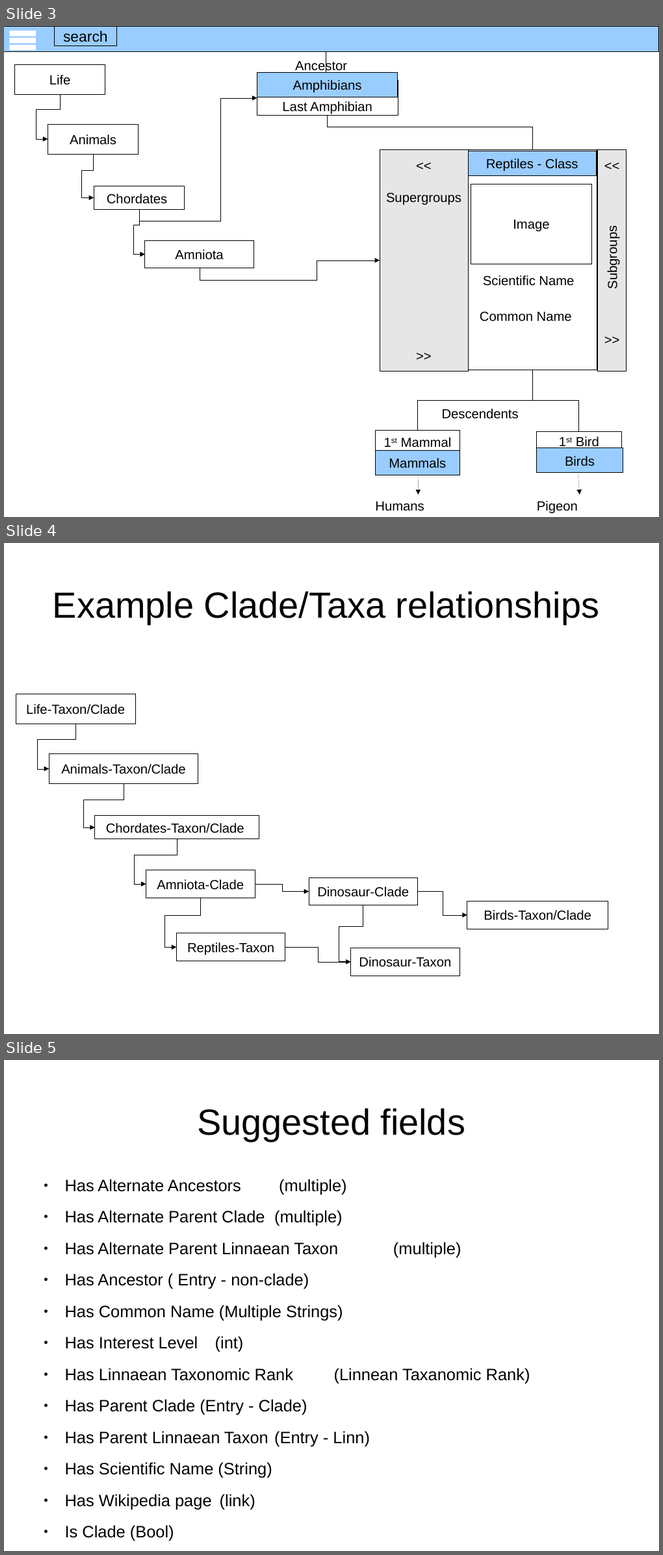
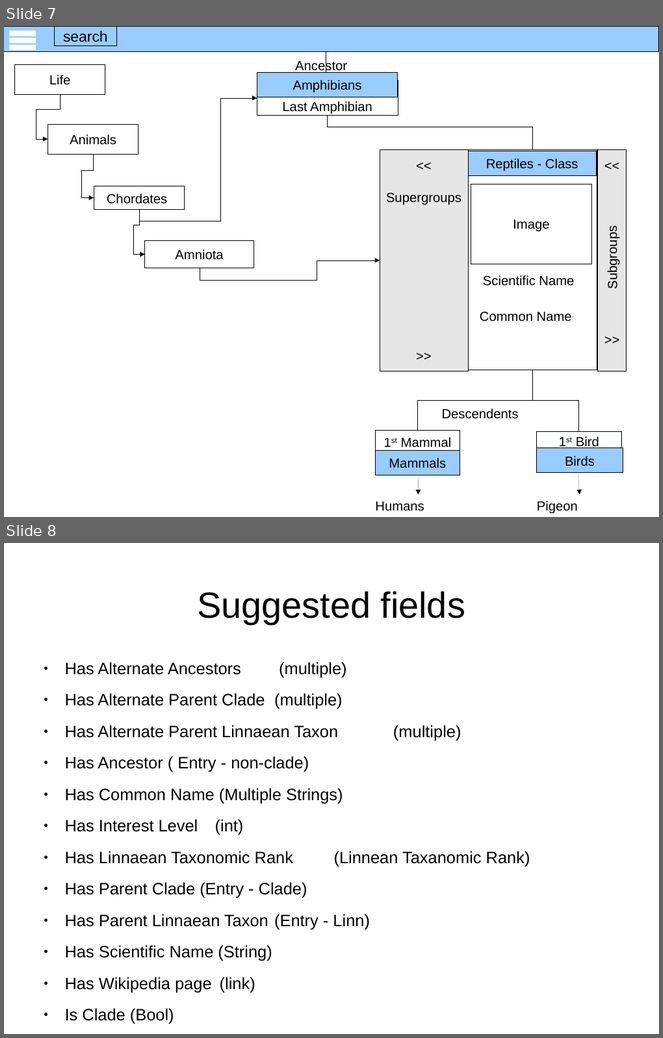
Before and after one commit to kylethayer/bioladder, a slide deck: View design.odp. Shown one above the other, each under a label of ours: slides 3, 4 and 5 before the commit, slides 7 and 8 after it. The pictures are 663x1555 and 663x1038 pixels, drawn with LibreOffice and Linux fonts; fonts in the diff are those of the drawing. Boxes give left, top, right and bottom in pixels: in the first picture for what was removed or moved away, otherwise in the second. Text is boxed around its words. In the diff, an @@ line names an element or a change of style, - is before the commit and + after.

Commit message:
Updated view design with new way to handle clades

```diff
--- a/View design.odp
+++ b/View design.odp
@@ slide 4 removed at <box>4,543,659,1034</box>, background #FFFFFF @@
@@ title removed at <box>53,591,600,624</box> @@
-Example Clade/Taxa relationships
@@ rectangle removed at <box>16,694,135,724</box> @@
-Life-Taxon/Clade
@@ elbow arrow removed from (76, 724) to (50, 769) @@
@@ rectangle removed at <box>50,754,198,783</box> @@
-Animals-Taxon/Clade
@@ elbow arrow removed from (124, 783) to (95, 828) @@
@@ rectangle removed at <box>95,816,259,839</box> @@
-Chordates-Taxon/Clade
@@ elbow arrow removed from (177, 839) to (146, 884) @@
@@ rectangle removed at <box>146,871,255,899</box> @@
-Amniota-Clade
@@ elbow arrow removed from (255, 884) to (309, 892) @@
@@ rectangle removed at <box>309,878,418,906</box> @@
-Dinosaur-Clade
@@ elbow arrow removed from (418, 892) to (467, 915) @@
@@ elbow arrow removed from (201, 898) to (176, 947) @@
@@ elbow line removed from (363, 906) to (351, 962) @@
@@ rectangle removed at <box>467,902,608,930</box> @@
-Birds-Taxon/Clade
@@ rectangle removed at <box>176,934,285,962</box> @@
-Reptiles-Taxon
@@ elbow arrow removed from (285, 947) to (351, 962) @@
@@ rectangle removed at <box>351,949,460,977</box> @@
-Dinosaur-Taxon
@@ what was slide 3 is now slide 7 @@
@@ what was slide 5 is now slide 8 @@
```
Also in this commit, not shown: 4 slides added, 1 other file.
